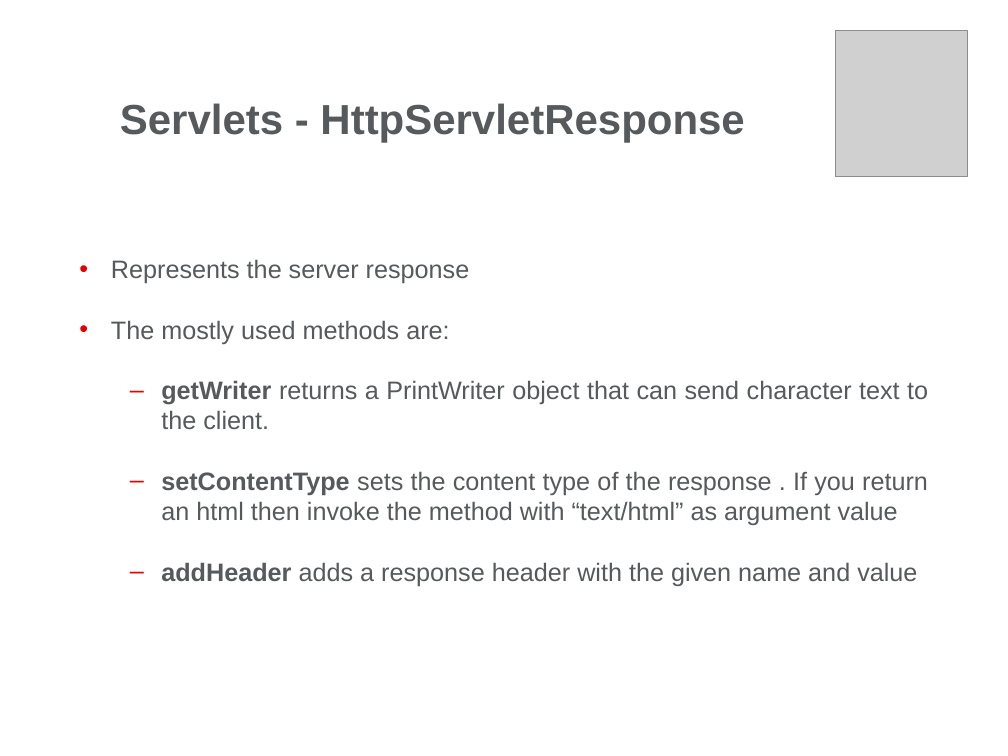
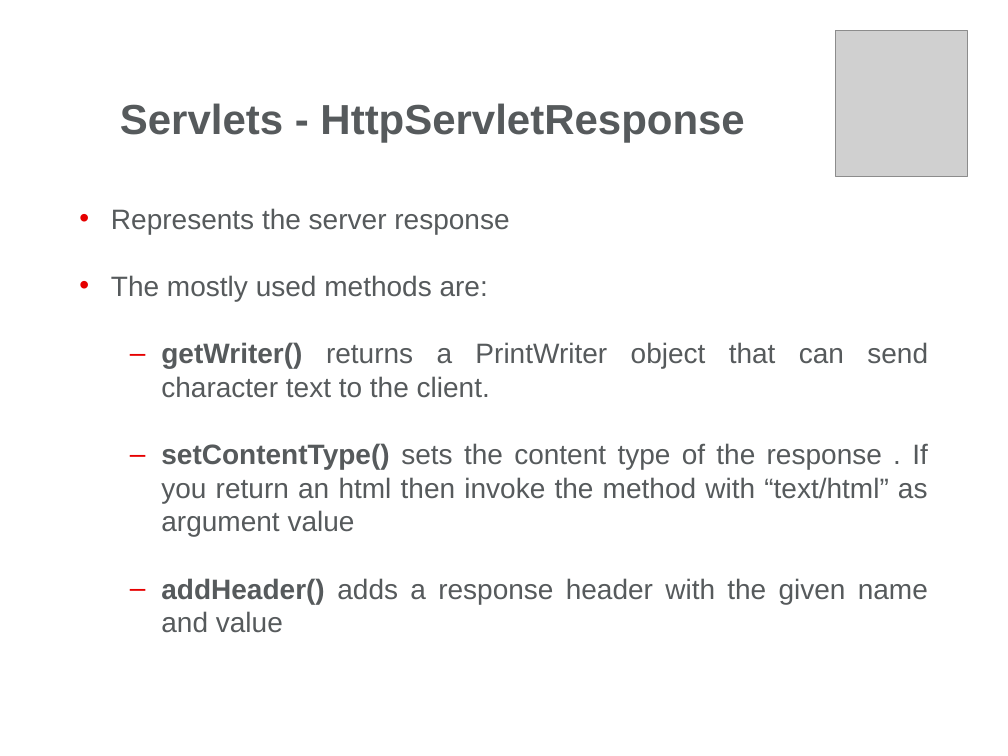
Before and after one commit to milanblank/JavaDocs, a slide deck: slide 40 of Servlets/Day1/Docs/Web Presentation-Part1.pptx. Drawn at 1008x756 pixels with LibreOffice and Linux fonts; fonts in the diff are those of the drawing; grey boxes stand for pictures; background and template pictures are left out. Boxes give left, top, right and bottom in pixels: in the first picture for what was removed or moved away, otherwise in the second. Text is boxed around its words. In the diff, an @@ line names an element or a change of style, - is before the commit and + after.

```diff
--- a/Servlets/Day1/Docs/Web Presentation-Part1.pptx
+++ b/Servlets/Day1/Docs/Web Presentation-Part1.pptx
@@ text at box(111, 208, 509, 301): size 18 to 20 pt in "Represents the server response", "The mostly used methods are:" @@
@@ text at box(161, 342, 928, 633): text changed; size 18 to 20 pt @@
-  – getWriter returns a PrintWriter object that can send character text to the client.
-  – setContentType sets the content type of the response . If you return an html then invoke the method with “text/html” as argument value
-  – addHeader adds a response header with the given name and value
+  – getWriter() returns a PrintWriter object that can send character text to the client.
+  – setContentType() sets the content type of the response . If you return an html then invoke the method with “text/html” as argument value
+  – addHeader() adds a response header with the given name and value
```
Also in this commit, not shown: 15 other slides changed, 17 other files.
